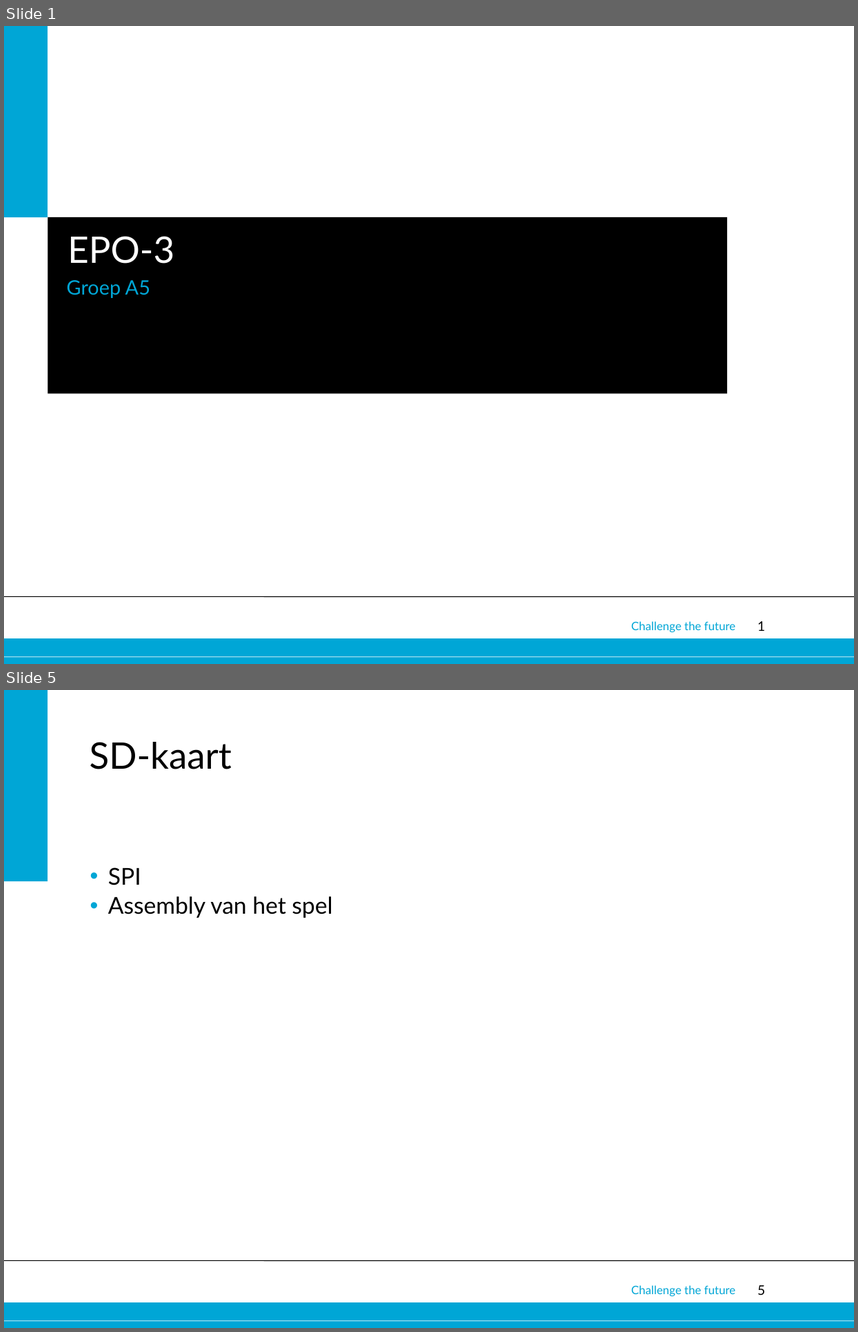
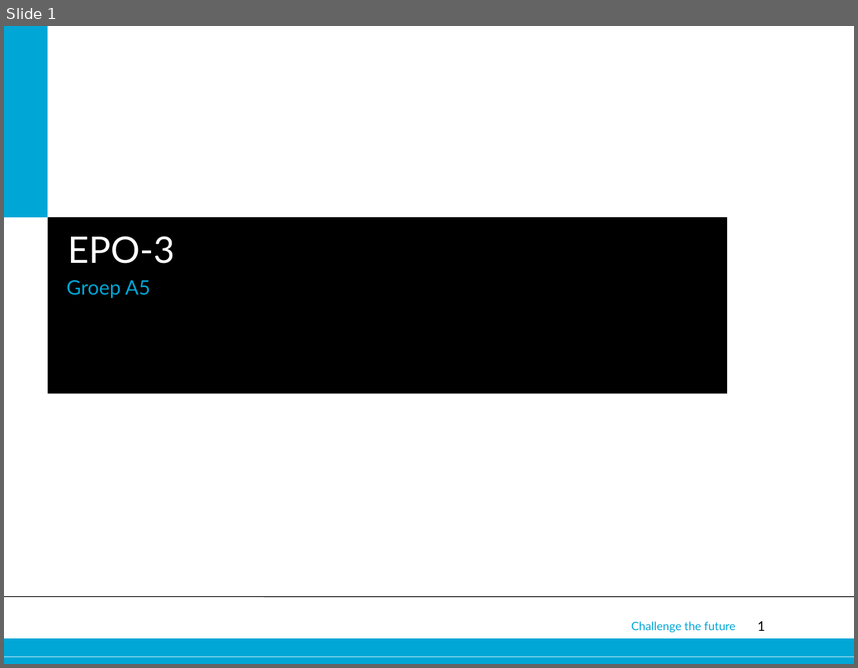
Before and after one commit to 0v3rf10w/epo3a5, a slide deck: Eindpresentatie.pptx. Shown one above the other, each under a label of ours: slides 1 and 5 before the commit, slide 1 after it; the slides between them are not shown. The pictures are 858x1332 and 858x668 pixels, drawn with LibreOffice and Linux fonts; fonts in the diff are those of the drawing; background and template pictures are left out. Boxes give left, top, right and bottom in pixels: in the first picture for what was removed or moved away, otherwise in the second. Text is boxed around its words. In the diff, an @@ line names an element or a change of style, - is before the commit and + after.

```diff
--- a/Eindpresentatie.pptx
+++ b/Eindpresentatie.pptx
@@ slide 5 removed at [4,690,854,1328], background #FFFFFF; not listed: 5 template elements that a slide beside it also shows @@
@@ rectangle removed at [4,690,47,881] @@
@@ title removed at [90,742,232,769] @@
-SD-kaart
@@ text removed at [108,867,332,918] @@
-• SPI
-• Assembly van het spel
```
Also in this commit, not shown: 1 slide changed, 2 slides added, 4 other slides removed.
